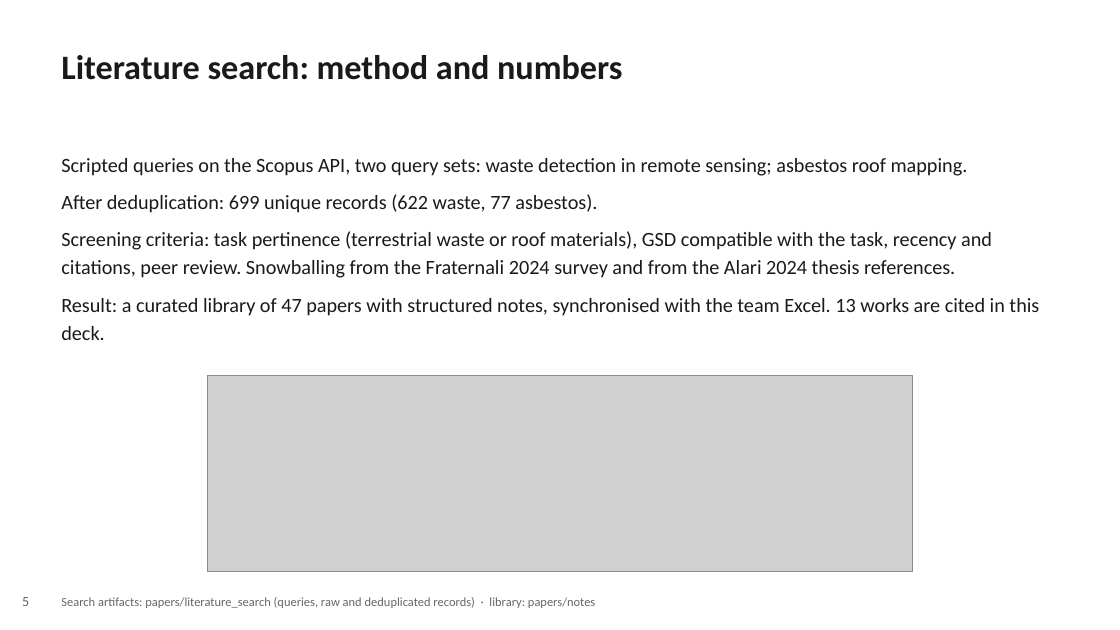
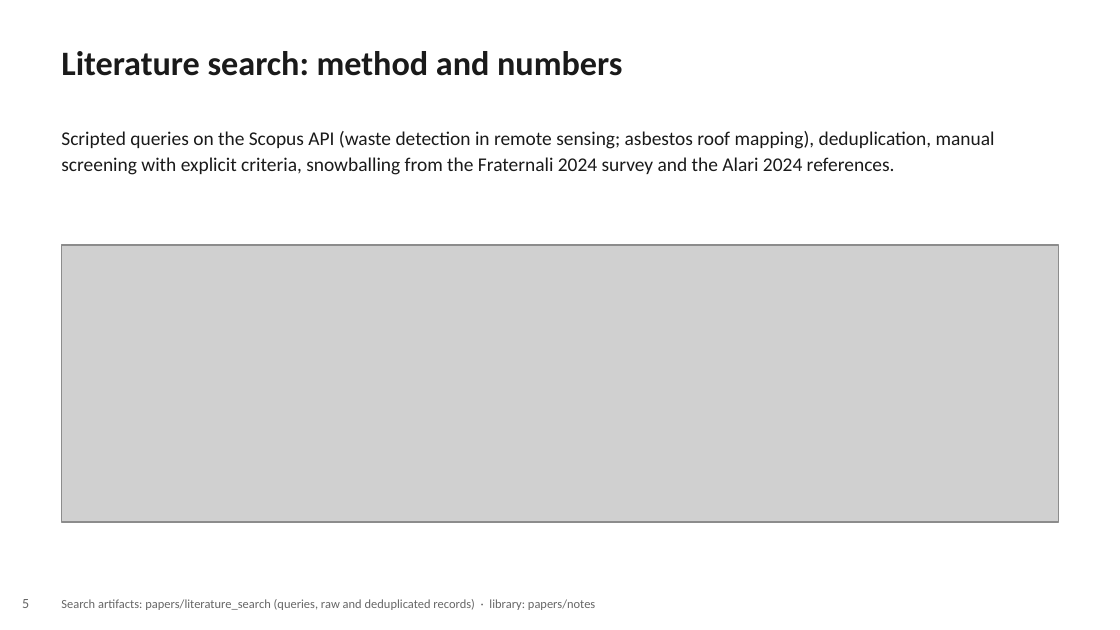
Before and after one commit to alepot55/perivallon-thesis, a slide deck: slide 5 of assets/deck_v7/deck_v7.pptx. Drawn at 1120x630 pixels with LibreOffice and Linux fonts; fonts in the diff are those of the drawing; grey boxes stand for pictures. Boxes give left, top, right and bottom in pixels: in the first picture for what was removed or moved away, otherwise in the second. Text is boxed around its words. In the diff, an @@ line names an element or a change of style, - is before the commit and + after.

Commit message:
deck v7: visual pass — real paper figures + quality diagrams
Per feedback (slides too textual, diagrams below par): 10 of 13 slides now
carry a visual. Real figures extracted from the papers with credit lines:
AerialWaste positive examples (Torres 2023, CC BY) on Context; the Alari
2024 class-sample strip on Materials; a WorldView-3 building-level asbestos
classification example (Bonifazi 2026, CC BY) on material-level related
work. Alari thesis PDF fetched from politesi into the library. New quality
diagrams: task input->model->multi-label output (with a real Alari tile),
literature-search funnel with counts, per-sensor band chart (honest
NIR1/NIR2 overlap), proposal pipeline, evaluation grid schema. All
diagrams QA'd for overflow/clipping and rebuilt where needed.

```diff
--- a/assets/deck_v7/deck_v7.pptx
+++ b/assets/deck_v7/deck_v7.pptx
@@ text "Literature search: method and numbers" at (61, 51, 622, 76): line spacing 1.15 to 1.12 @@
@@ text "Scripted queries on the Scopus ..." at (61, 131, 995, 175): vertical alignment middle to top @@
@@ text at (61, 131, 995, 175): text changed; size 13 to 12.5 pt @@
-Scripted queries on the Scopus API, two query sets: waste detection in remote sensing; asbestos roof mapping.
-After deduplication: 699 unique records (622 waste, 77 asbestos).
-Screening criteria: task pertinence (terrestrial waste or roof materials), GSD compatible with the task, recency and citations, peer review. Snowballing from the Fraternali 2024 survey and from the Alari 2024 thesis references.
-Result: a curated library of 47 papers with structured notes, synchronised with the team Excel. 13 works are cited in this deck.
+Scripted queries on the Scopus API (waste detection in remote sensing; asbestos roof mapping), deduplication, manual screening with explicit criteria, snowballing from the Fraternali 2024 survey and the Alari 2024 references.
@@ picture: place and size @@
-picture at (207, 375, 913, 571)
+picture at (62, 245, 1058, 522)
@@ text "Search artifacts: papers/literature_search (queries, raw ..." at (61, 599, 595, 610): line spacing 1.15 to 1.12 @@
```
Also in this commit, not shown: 12 other slides changed, 14 other files.
